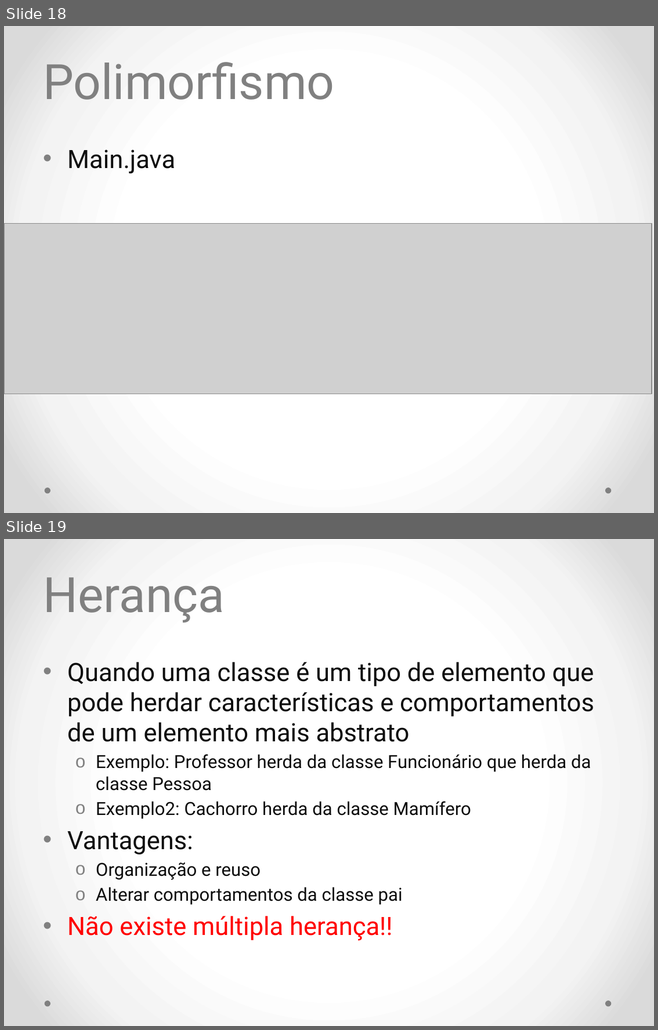
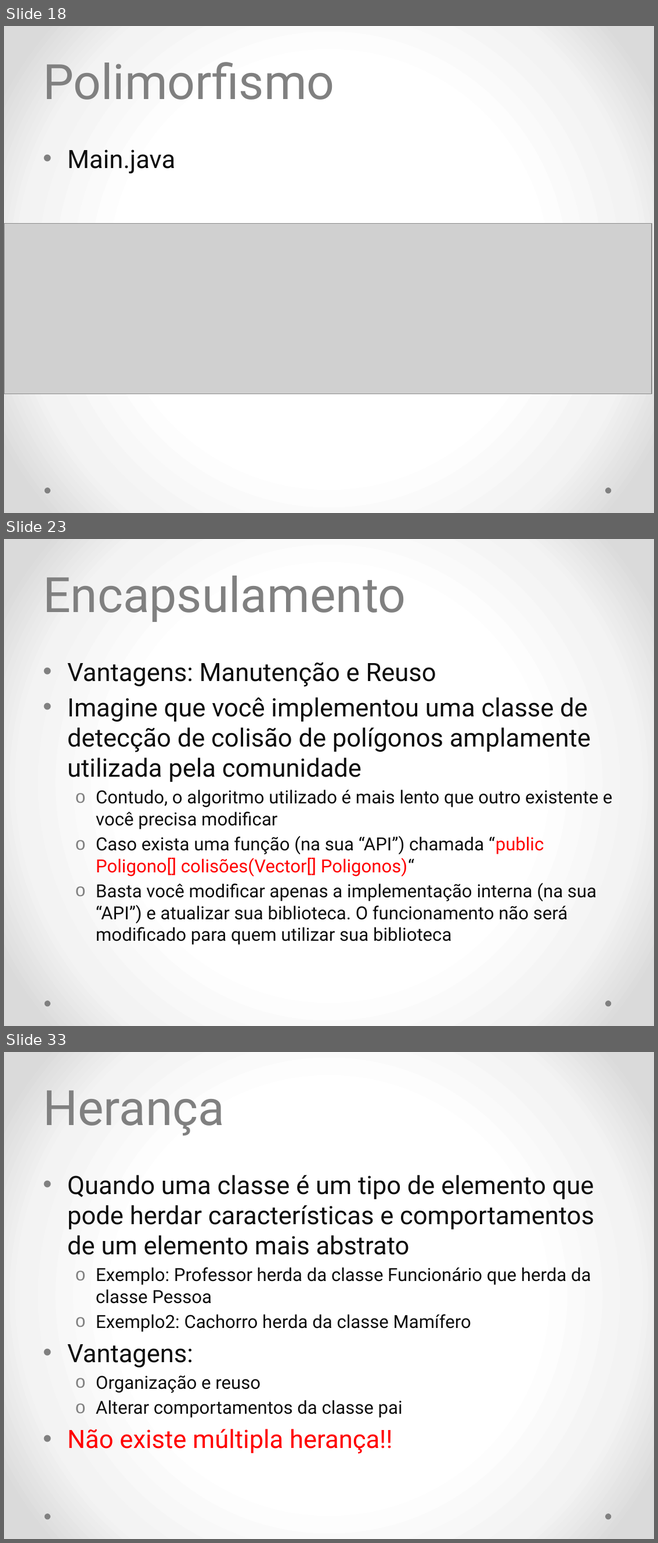
Before and after one commit to diogosm/cetam-lpoo-1, a slide deck: slides/aula 2.pptx. Shown one above the other, each under a label of ours: slides 18 and 19 before the commit, slides 18, 23 and 33 after it; the slides between them are not shown. The pictures are 658x1030 and 658x1543 pixels, drawn with LibreOffice and Linux fonts; fonts in the diff are those of the drawing; grey boxes stand for pictures. Boxes give left, top, right and bottom in pixels: in the first picture for what was removed or moved away, otherwise in the second. Text is boxed around its words. In the diff, an @@ line names an element or a change of style, - is before the commit and + after.

```diff
--- a/slides/aula 2.pptx
+++ b/slides/aula 2.pptx
@@ slide 23 added at bbox=[4, 539, 654, 1026], background gradient #FFFFFF to #F4F4F4 to #DADADA; not listed: 2 template elements that a slide beside it also shows @@
@@ title added at bbox=[43, 576, 405, 622], 54 pt, text #808080 @@
+Encapsulamento
@@ text added at bbox=[67, 662, 612, 945], 20 pt, text #0D0D0D @@
+• Vantagens: Manutenção e Reuso
+• Imagine que você implementou uma classe de detecção de colisão de polígonos amplamente utilizada pela comunidade
+  o Contudo, o algoritmo utilizado é mais lento que outro existente e você precisa modificar
+  o Caso exista uma função (na sua “API”) chamada “public Poligono[] colisões(Vector[] Poligonos)“
+  o Basta você modificar apenas a implementação interna (na sua “API”) e atualizar sua biblioteca. O funcionamento não será modificado para quem utilizar sua biblioteca
@@ what was slide 19 is now slide 33 @@
```
Also in this commit, not shown: 4 slides changed, 17 other slides added, 1 other file.
